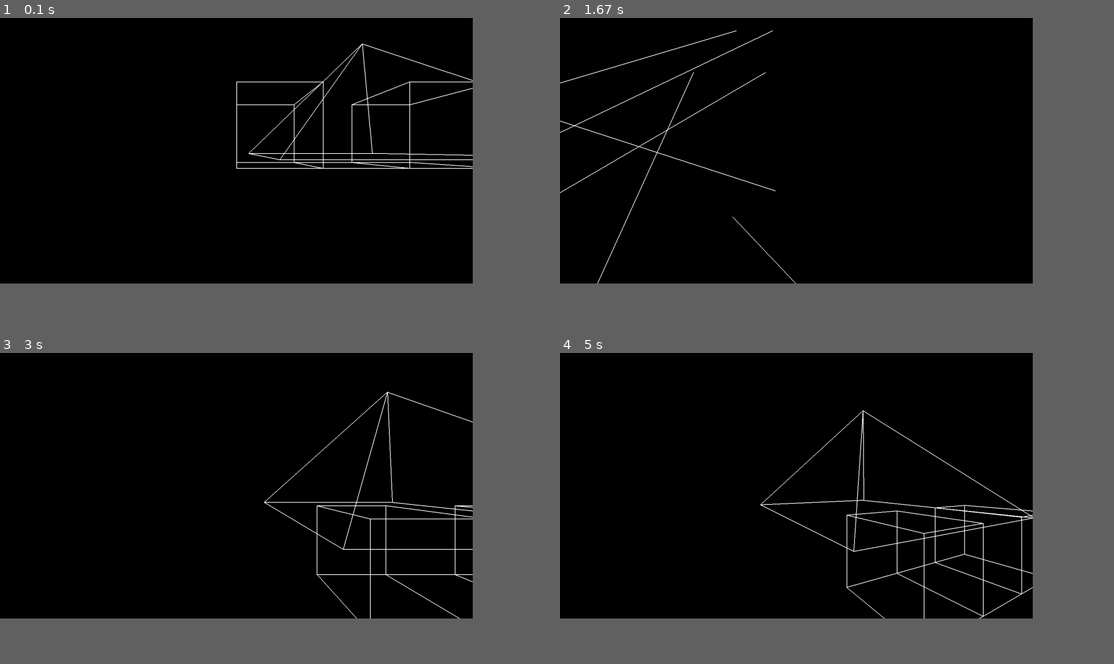
Above: before the commit, frames 1-4 (two rows, left to right).
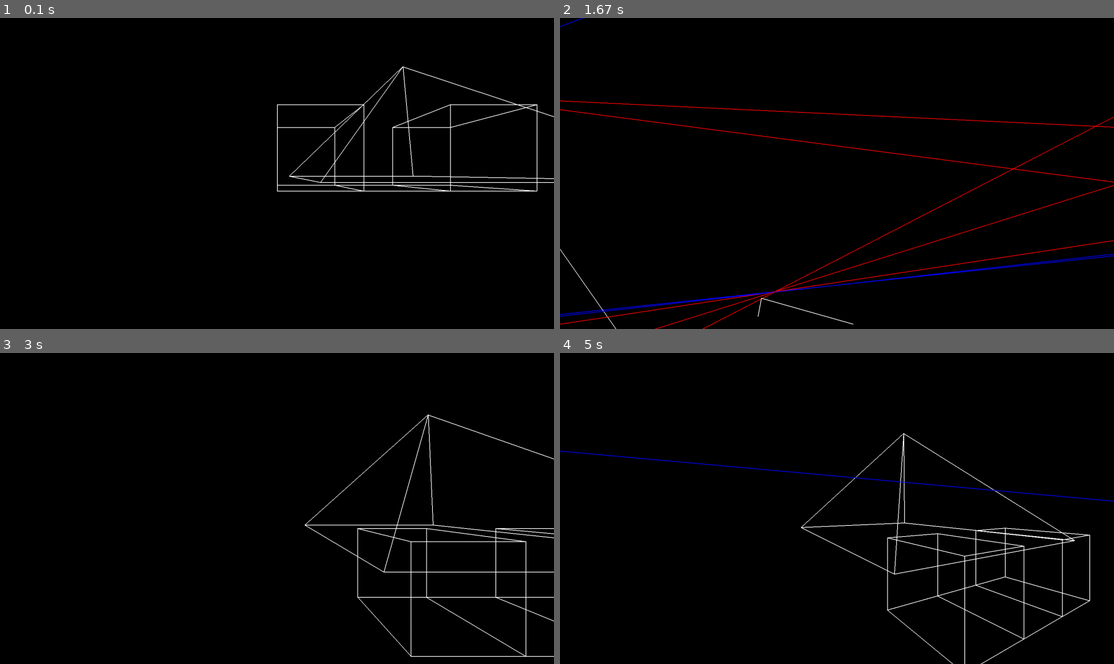
Above: after the commit, the same moments.

Repository: Anthony-Gambale/Pygame-3D
Game: pygame game, started from exmaple.py
Two runs of this game, one before a commit and one after it. Both use one fixed random seed, a clock stepped at 60 frames per second and the inputs below.
Inputs:
- Up to frame 1 (0.1 s): no input
- Up to frame 2 (1.67 s): hold Right 0.33-0.8 s; hold Up 0.83-1.13 s; hold W 0.83-1.13 s; tap Space at 0.9, 1.23, 1.53 s; hold Right 1.17-1.63 s; hold D 1.17-1.63 s
- Up to frame 3 (3 s): hold Left 1.67-2.2 s; hold A 1.67-2.2 s; tap Space at 1.73, 2.03, 2.3, 2.63, 2.93 s; hold Down 2.23-2.53 s; hold S 2.23-2.53 s; hold Left 2.57-2.97 s; hold A 2.57-2.97 s
- Up to frame 4 (5 s): hold Up 3-3.37 s; hold W 3-3.37 s; tap Space at 3.07, 3.47, 3.77, 4.13, 4.53, 4.83 s; hold Right 3.4-4.03 s; hold D 3.4-4.03 s; hold Down 4.07-4.43 s; hold S 4.07-4.43 s; hold Left 4.47-4.93 s; hold A 4.47-4.93 s; hold Right from 4.97 s (still down); hold D from 4.97 s (still down)
In our replay, the window is 768x432 before the commit and 900x506 after it. These sizes can differ from the game's own. Grey fills any space a smaller window leaves; there, only what the larger window draws over its background counts as a difference.

The runs differ from the first frame. In frame 1, 3.2% of the frame differs, in the area x 42-100%, y 8-56%; in frame 2, 3.4%; in frame 3, 2.9%; in frame 4, 3.8%, in the area x 0-100%, y 18-100%.

Commit message:
more work on getting point deletion working

Diff:
--- a/example_models/line.txt
+++ b/example_models/line.txt
@@ -1,2 +1,3 @@
 // line at an angle
-500,500,500,0,0,0
+500,100,500,0,0,0
+500,100,500,500,0,500
--- a/exmaple.py
+++ b/exmaple.py
@@ -5,7 +5,7 @@
 
 # initialize pygame3D scene and models
 pygame.init()
-scene = pygame3D.Scene(1366, 768, True) # new scene
+scene = pygame3D.Scene(1600, 900, True) # new scene
 
 model_location = "example_models/"
 cube_model = pygame3D.read_model(model_location + "cube_model.txt")
--- a/pygame3D/projection.py
+++ b/pygame3D/projection.py
@@ -22,9 +22,13 @@
 
 def project_line(lin, cam):
     """ take in Line3D lin and Camera cam, and project it to 2D. """
-    # return a dead line if either point is behind the camera
-    # ideally these would be filtered out instead of drawn. fix later
+    # colour
+    colour = "white"
+
+    # copy the line
     l = lin.copy()
+
+    # check if its behind the camera. if so, don't draw it
     if cam.isBehind(l.p1) and cam.isBehind(l.p2):
         return None
 
@@ -33,20 +37,19 @@
     Tp2 = project_point(l.p2, cam)
 
     # check if points are behind screen. if so, change transformation
-    if cam.isBehind(l.p1): Tp1 = get_coords(find_intersection(l.p2, l.p1, cam), cam)
-    if cam.isBehind(l.p2): Tp2 = get_coords(find_intersection(l.p1, l.p2, cam), cam)
+    if cam.isBehind(l.p1): colour = "red"
+    if cam.isBehind(l.p2): colour = "blue"
 
-    return Line2D(Tp1, Tp2) # 2D line of Vec2D points
+    # return a 2 dimensional line with the transformed points
+    return Line2D(Tp1, Tp2, colour) # 2D line of Vec2D points
 
 
 def find_intersection(front, back, cam):
     """draw a line that connects points p1 and p2. return the point on that line that intersects the virtual screen, if there is one."""
-    s = cam.s
-    n = cam.n
     m = Line3D(front, back).gradient() # gradient of the line
-    div = n.dot(m)
-    if div == 0: div = 0.001
-    t = (n.dot(s.sub(front))) / div
+    denom = cam.n.dot(m)
+    if denom == 0: denom = 0.001
+    t = (cam.n.dot(cam.s.sub(front))) / denom
     x = front.add(m.scale(t)) # since x = p + t*m
     return x
 
--- a/pygame3D/scene.py
+++ b/pygame3D/scene.py
@@ -17,6 +17,9 @@
         return deepcopy(self)
 
 class Line2D(Line):
+    def __init__(self, p1, p2, colour="white"):
+        super().__init__(p1, p2)
+        self.colour = colour
     def gradient(self):
         """return constant gradient of the line."""
         return (self.p1.sub(self.p2)).magnitude() # does not modify self.p1 or self.p2
@@ -33,8 +36,7 @@
         y1 = wh/2 - y1 # I want positive y to go up (flip pygame's definition)
         y2 = wh/2 - y2
 
-        # draw the line
-        pygame.draw.line(window, (255, 255, 255), (x1,y1), (x2,y2), 2)
+        pygame.draw.line(window, self.colour, (x1,y1), (x2,y2), 2)
 
 
 class Line3D(Line):
